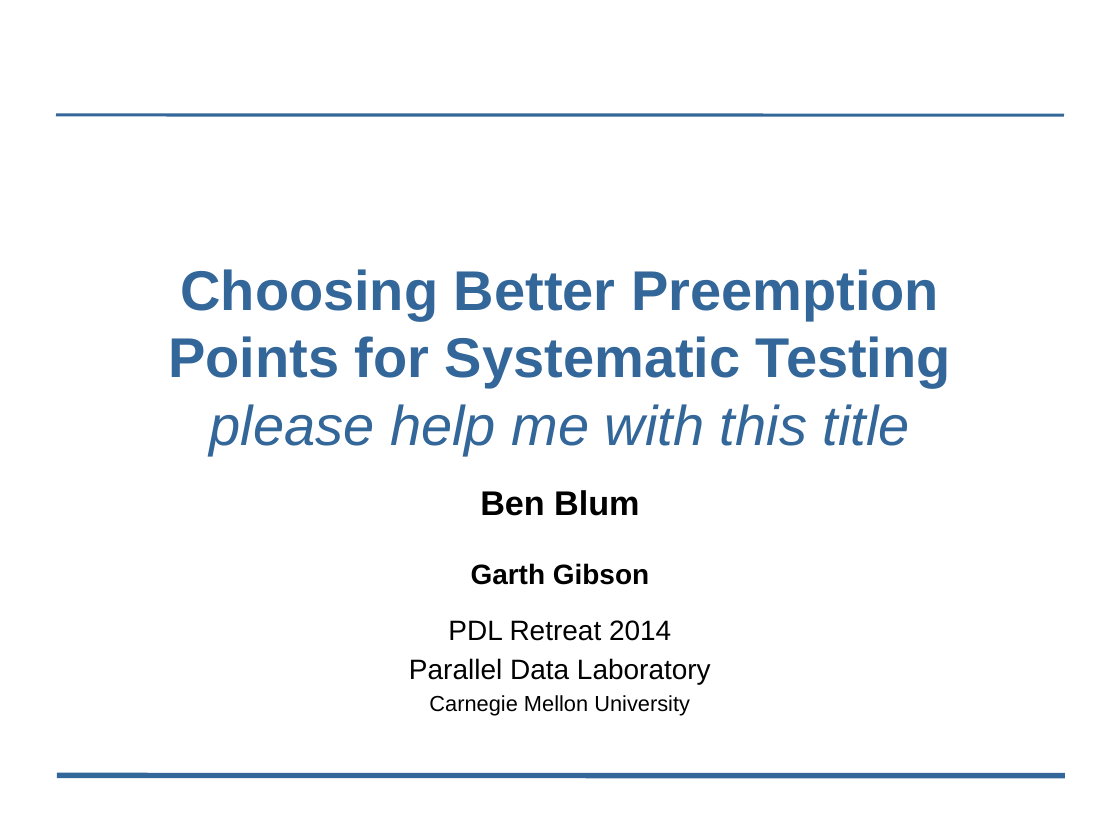
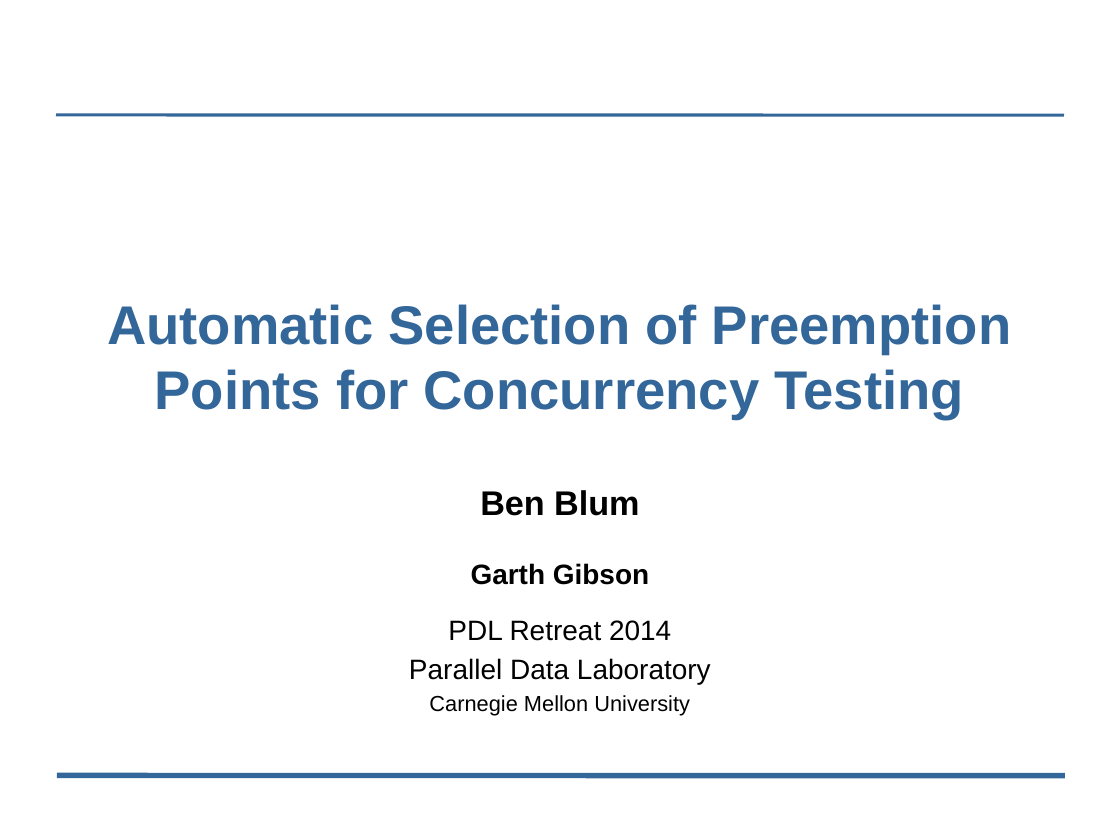
Before and after one commit to bblum/talks, a slide deck: slide 1 of pdl-retreat/2014/pdl-talk.odp. Drawn at 1120x840 pixels with LibreOffice and Linux fonts; fonts in the diff are those of the drawing; background and template pictures are left out. Boxes give left, top, right and bottom in pixels: in the first picture for what was removed or moved away, otherwise in the second. Text is boxed around its words. In the diff, an @@ line names an element or a change of style, - is before the commit and + after.

```diff
--- a/pdl-retreat/2014/pdl-talk.odp
+++ b/pdl-retreat/2014/pdl-talk.odp
@@ title at bbox=[107, 304, 1011, 420]: text changed; size 36 to 35 pt @@
-Choosing Better Preemption Points for Systematic Testing
-please help me with this title
+Automatic Selection of Preemption Points for Concurrency Testing
```
Also in this commit, not shown: 13 other slides changed, 6 slides added, 6 slides removed, 15 other files.
